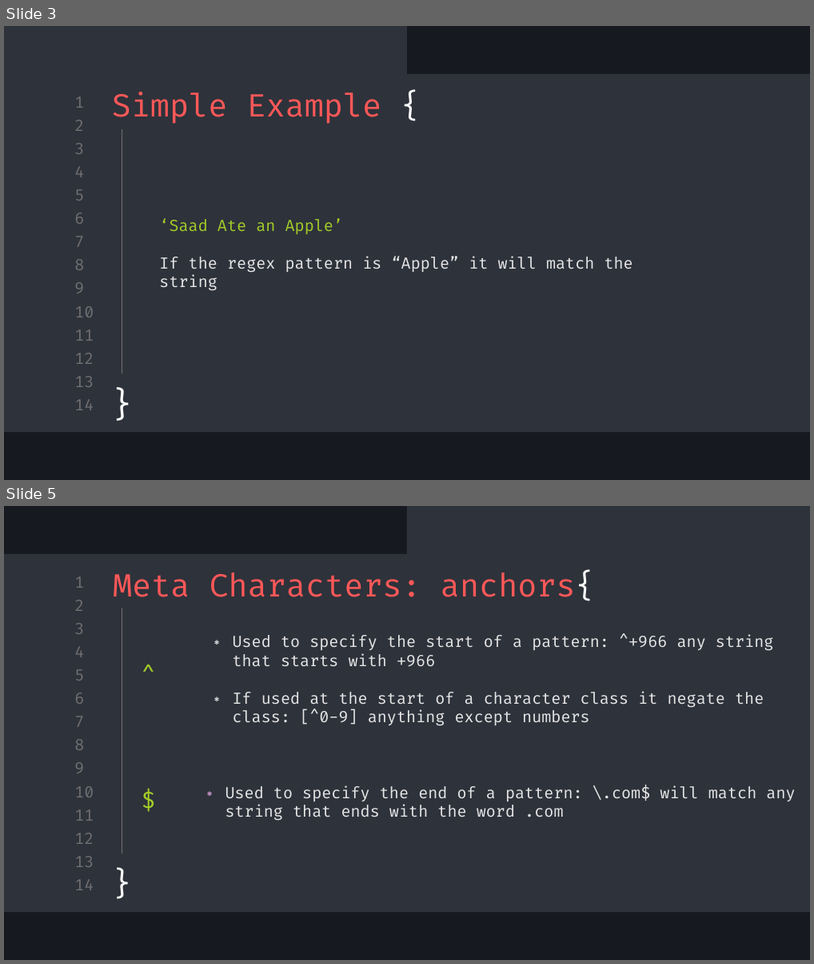
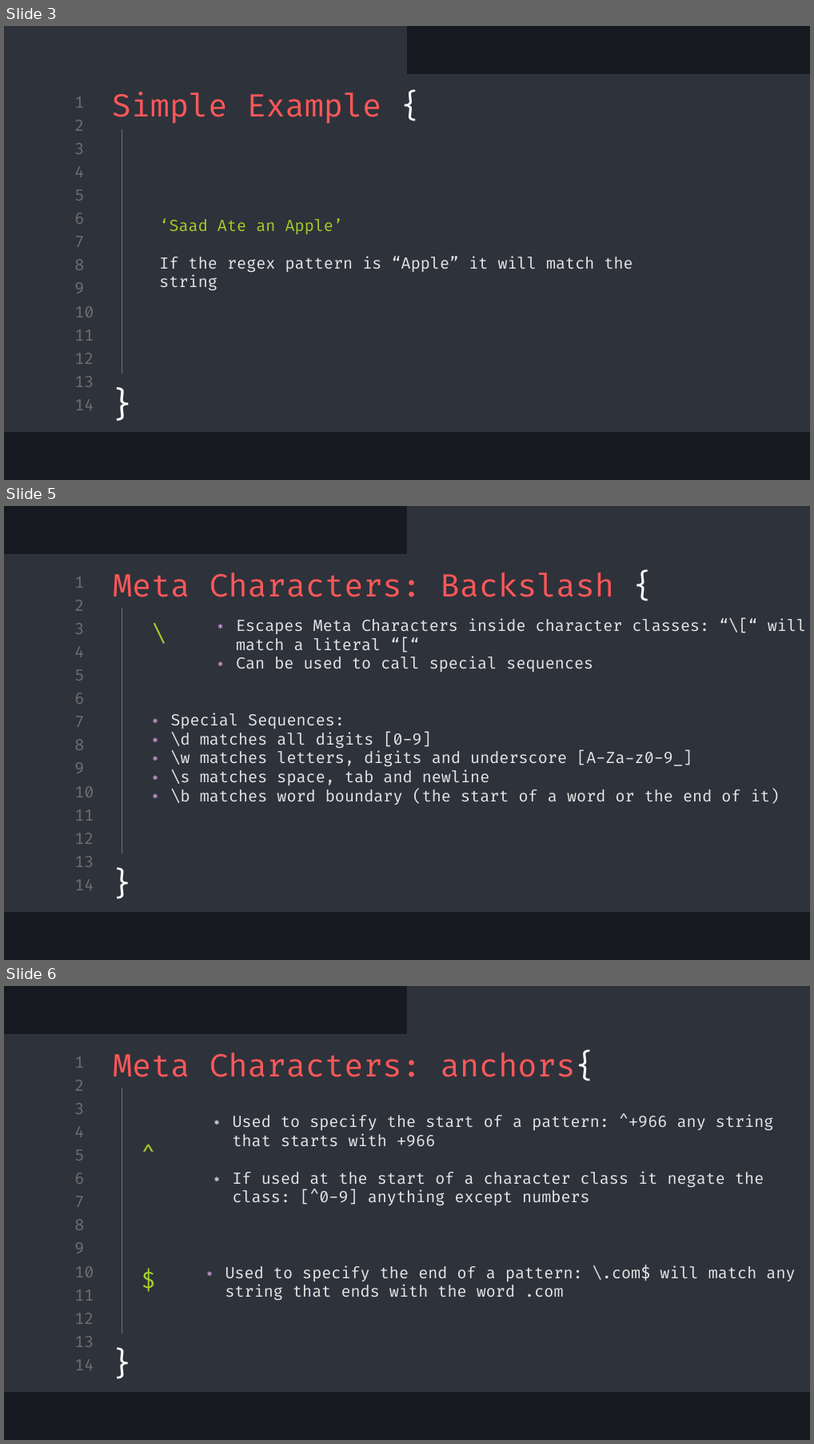
Before and after one commit to SaadGhazai/regex, a slide deck: regex_slides.pptx. Shown one above the other, each under a label of ours: slides 3 and 5 before the commit, slides 3, 5 and 6 after it; the slides between them are not shown. The pictures are 814x964 and 814x1444 pixels, drawn with LibreOffice and Linux fonts; fonts in the diff are those of the drawing. Boxes give left, top, right and bottom in pixels: in the first picture for what was removed or moved away, otherwise in the second. Text is boxed around its words. In the diff, an @@ line names an element or a change of style, - is before the commit and + after.

```diff
--- a/regex_slides.pptx
+++ b/regex_slides.pptx
@@ slide 5 added at box(4, 506, 810, 960), background #16191F; not listed: 16 template elements that a slide beside it also shows @@
@@ title added at box(113, 572, 614, 597), 28 pt, text #FF5858 @@
+Meta Characters: Backslash {
@@ line added from (122, 608) to (122, 852), #707070 0.75 pt @@
@@ text added at box(144, 612, 251, 653), 20 pt, text #A5CF27 @@
+\
@@ text added at box(236, 619, 806, 672), 14 pt, text #E7E7E7 @@
+∗ Escapes Meta Characters inside character classes: “\[“ will match a literal “[“
+∗ Can be used to call special sequences
@@ text added at box(171, 713, 780, 804), 14 pt, text #E7E7E7 @@
+∗ Special Sequences:
+∗ \d matches all digits [0-9]
+∗ \w matches letters, digits and underscore [A-Za-z0-9_]
+∗ \s matches space, tab and newline
+∗ \b matches word boundary (the start of a word or the end of it)
@@ text added at box(100, 854, 144, 908), 28 pt, text #FFFFFF @@
+}
@@ what was slide 5 is now slide 6 @@
```
Also in this commit, not shown: 2 slides changed, 1 other file.
